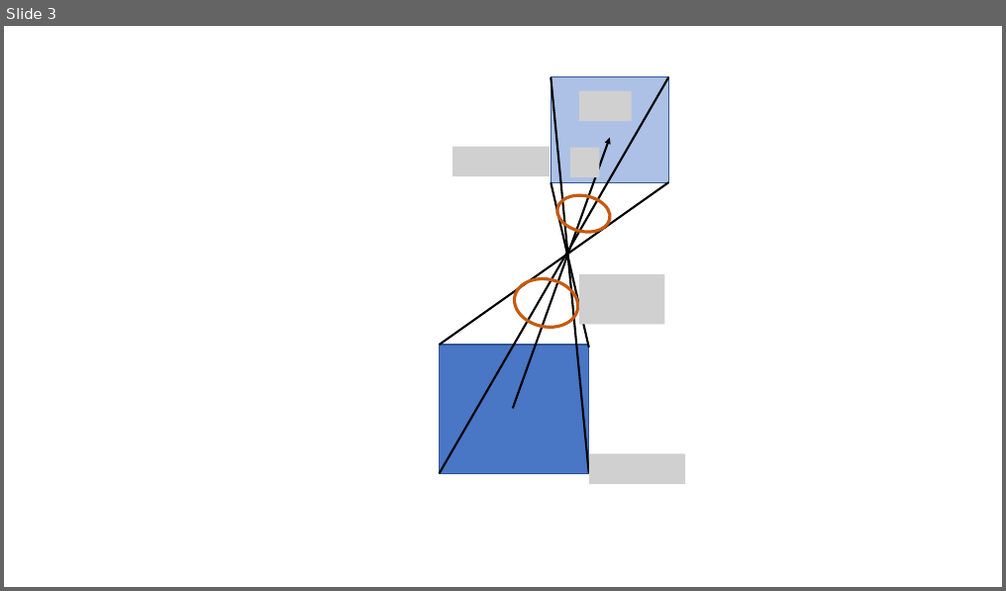
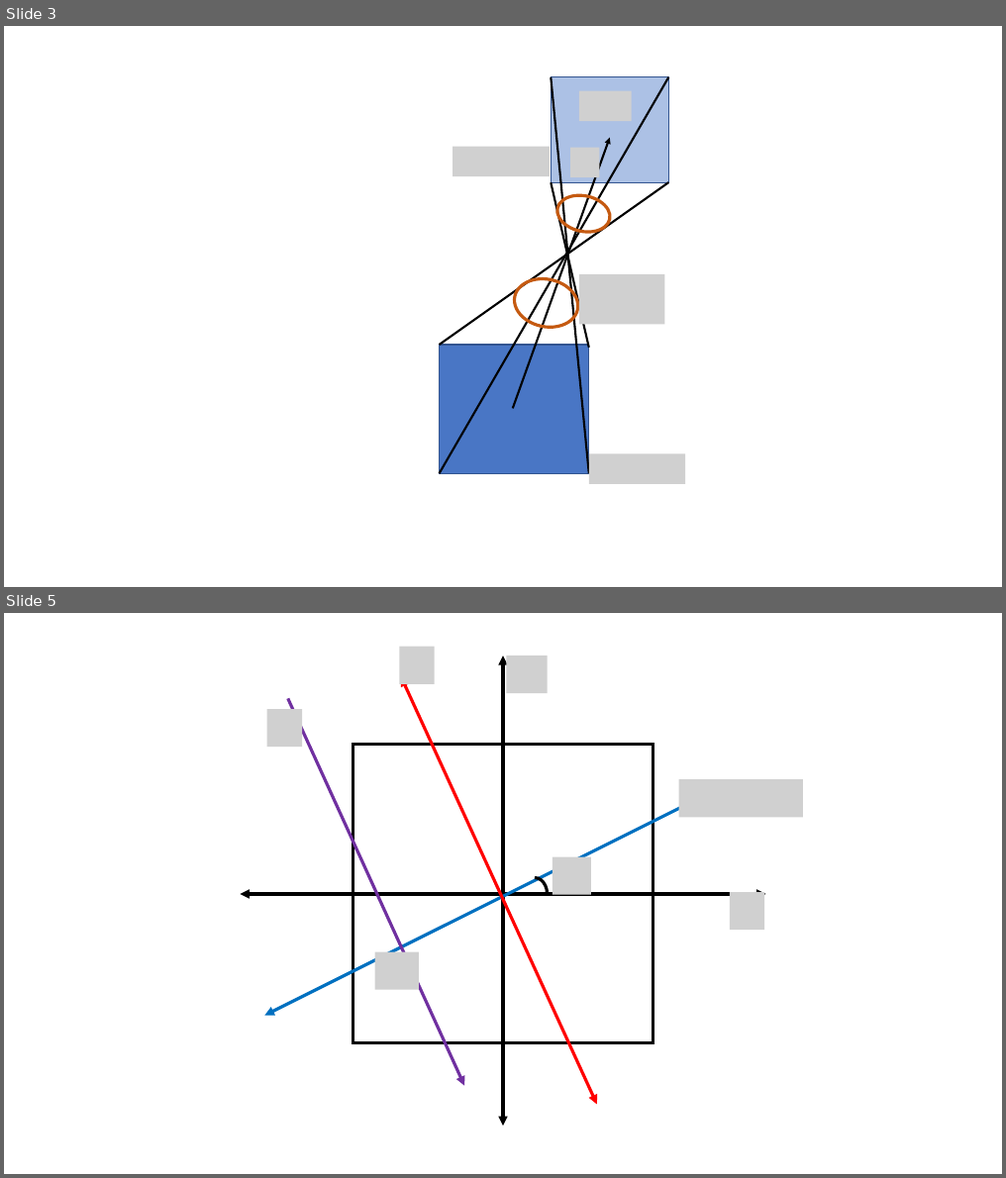
Before and after one commit to miramliu/MuonTomography, a slide deck: Figures.pptx. Shown one above the other, each under a label of ours: slide 3 before the commit, slides 3 and 5 after it; the slides between them are not shown. The pictures are 1006x591 and 1006x1178 pixels, drawn with LibreOffice and Linux fonts; fonts in the diff are those of the drawing; grey boxes stand for pictures. Boxes give left, top, right and bottom in pixels: in the first picture for what was removed or moved away, otherwise in the second. Text is boxed around its words. In the diff, an @@ line names an element or a change of style, - is before the commit and + after.

```diff
--- a/Figures.pptx
+++ b/Figures.pptx
@@ slide 5 added at [4, 613, 1002, 1174], background #FFFFFF @@
@@ picture added at [399, 647, 434, 684] @@
@@ double arrow added from (503, 656) to (503, 1126), #000000 3 pt @@
@@ picture added at [506, 656, 547, 693] @@
@@ arrow added from (288, 698) to (464, 1086), #7030A0 3 pt @@
@@ double arrow added from (402, 677) to (597, 1105), #FF0000 3 pt @@
@@ picture added at [266, 709, 302, 747] @@
@@ rectangle added at [353, 744, 653, 1044], outline #000000 3 pt @@
@@ double arrow added from (737, 779) to (264, 1016), #0070C0 3 pt @@
@@ picture added at [679, 779, 804, 817] @@
@@ arc (boxed as its full ellipse) added at [522, 878, 547, 911], outline #000000 3 pt @@
@@ picture added at [552, 858, 591, 894] @@
@@ double arrow added from (240, 894) to (766, 894), #000000 3 pt @@
@@ picture added at [731, 892, 765, 930] @@
@@ picture added at [375, 953, 420, 989] @@
```
Also in this commit, not shown: 7 other slides added, 22 other files.
